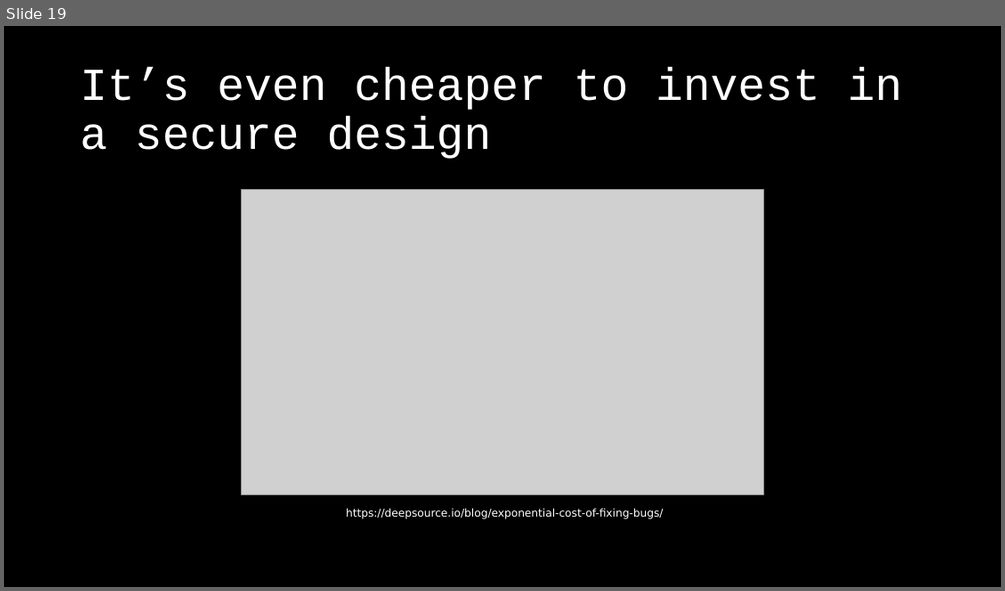
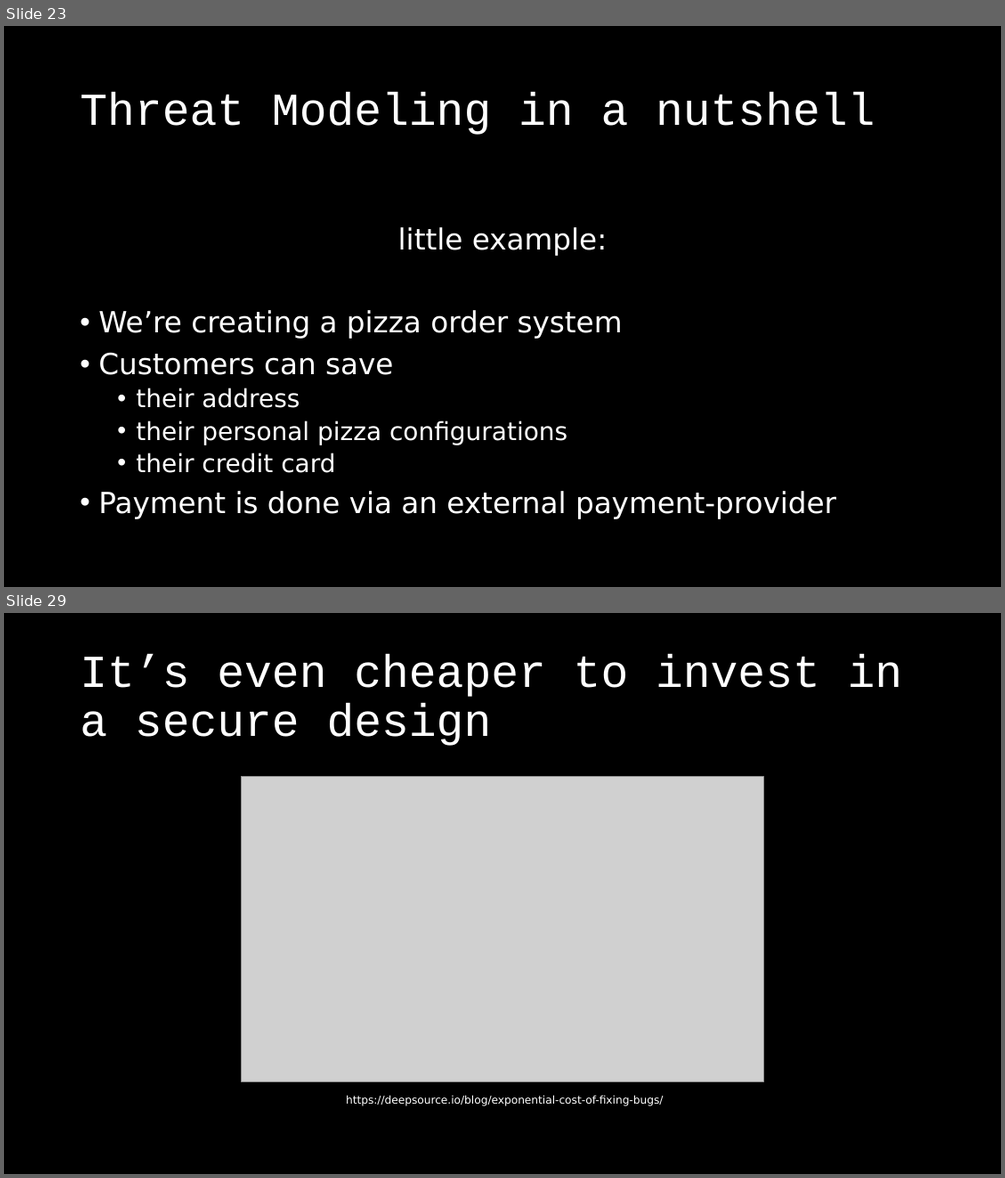
Before and after one commit to dschwarz91/websec-lecture, a slide deck: slides/8_General_Topics.pptx. Shown one above the other, each under a label of ours: slide 19 before the commit, slides 23 and 29 after it; the slides between them are not shown. The pictures are 1005x591 and 1005x1178 pixels, drawn with LibreOffice and Linux fonts; fonts in the diff are those of the drawing; grey boxes stand for pictures. Boxes give left, top, right and bottom in pixels: in the first picture for what was removed or moved away, otherwise in the second. Text is boxed around its words. In the diff, an @@ line names an element or a change of style, - is before the commit and + after.

Commit message:
Added some slides for threat modeling in a nutshell.

```diff
--- a/slides/8_General_Topics.pptx
+++ b/slides/8_General_Topics.pptx
@@ slide 23 added at (4,26,1001,587), background #000000 @@
@@ title added at (80,91,874,135), 44 pt, text #FFFFFF @@
+Threat Modeling in a nutshell
@@ text added at (98,227,836,519), 28 pt, text #FFFFFF @@
+little example:
+• We’re creating a pizza order system
+• Customers can save
+  • their address
+  • their personal pizza configurations
+  • their credit card
+• Payment is done via an external payment-provider
@@ what was slide 19 is now slide 29 @@
```
Also in this commit, not shown: 1 slide changed, 9 other slides added, 1 other file.
